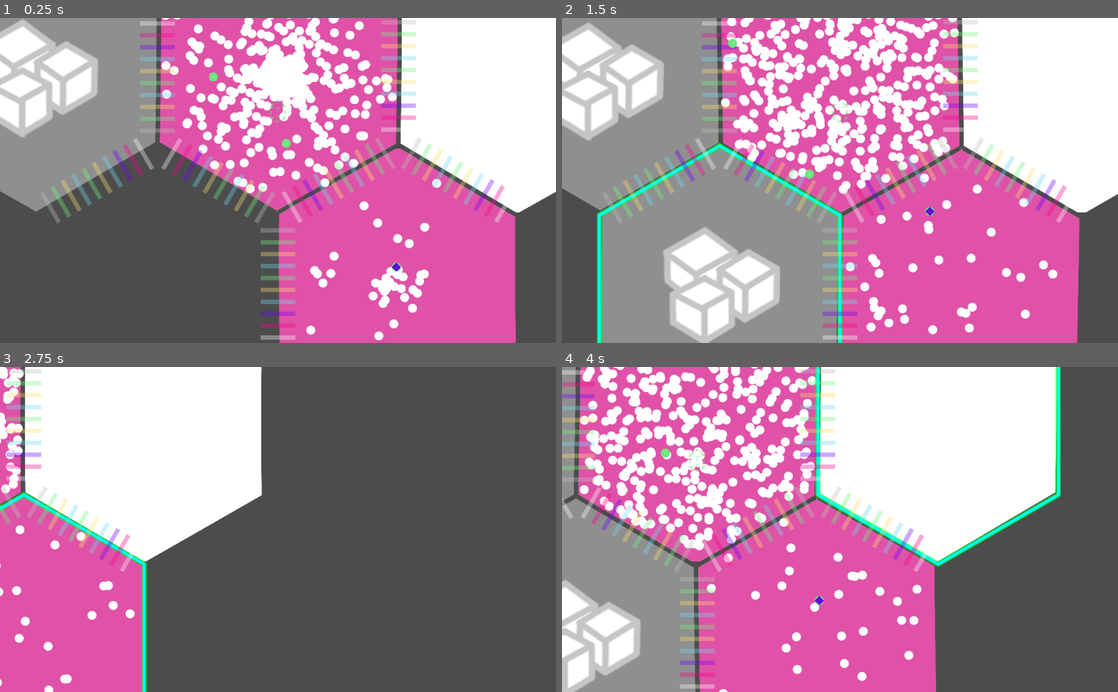
Above: before the commit, frames 1-4 (two rows, left to right).
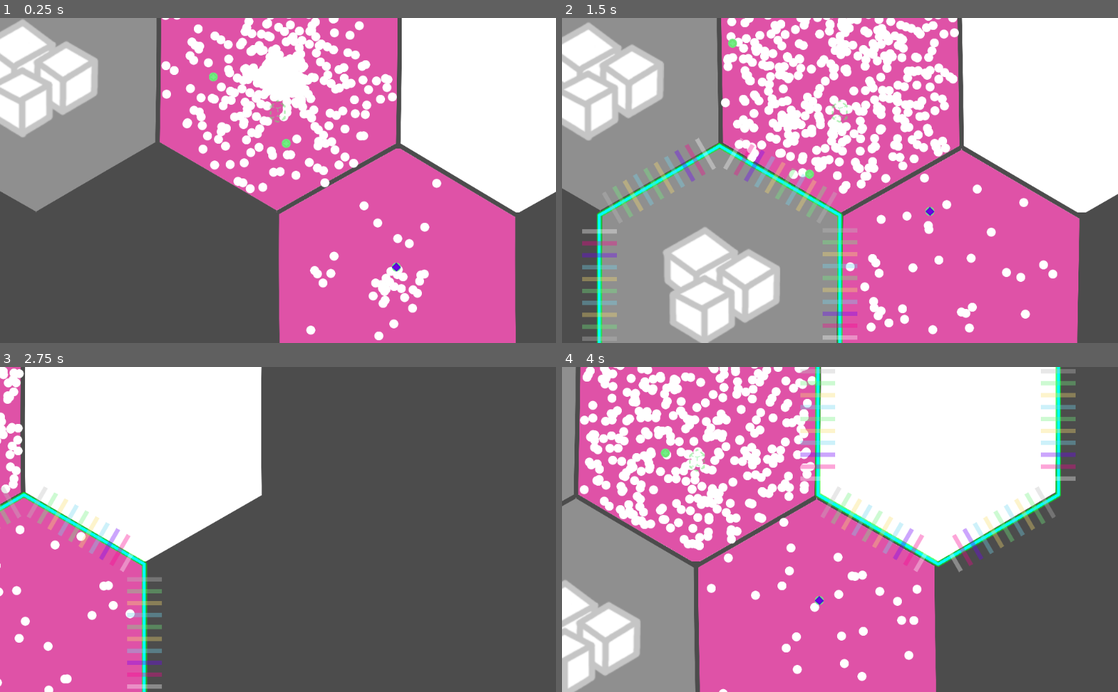
Above: after the commit, the same moments.

Repository: tobyp/hackathon2020
Game: Godot game, scene res://main.tscn
Same seed, same stepped clock (60 frames per second), same inputs: the game is played once before the commit and once after it.
Inputs (mouse positions are in pixels of both pictures, inside the frame that each line leads up to):
- Up to frame 1 (0.25 s): no input
- Up to frame 2 (1.5 s): tap Enter at 0.5 s; drag from (840, 76) to (895, 109) at 0.52 s; drag from (717, 284) to (812, 245) at 1.27 s
- Up to frame 3 (2.75 s): move the mouse to (400, 633) at 2.02 s; hold D from 2.03 s (still down); click (400, 633) at 2.17 s
- Up to frame 4 (4 s): release D at 2.75 s; drag from (706, 425) to (673, 480) at 2.77 s; move the mouse to (1006, 578) at 3.52 s; hold A from 3.53 s (still down); click (1006, 578) at 3.67 s

The runs differ from the first frame. In frame 1, 5.6% of the frame differs, in the area x 8-92%, y 0-99%; in frame 2, 3.9%; in frame 3, 1.6%; in frame 4, 4.7%.

Commit message:
Show tunnels for selected cells only

Diff:
--- a/cells/cell.gd
+++ b/cells/cell.gd
@@ -346,7 +346,7 @@
 
 ### OVERRIDES
 func _ready():
-	$ClickArea.connect("input_event", self, "_on_cell_click")
+	$ClickArea.connect("input_event", self, "_on_input")
 	$Gfx.set_material($Gfx.get_material().duplicate())
 
 func _process(delta):
@@ -516,16 +516,16 @@
 	else:
 		auto_recipe_material.set_shader_param("percentage", 1 - auto_recipe_cooldown / auto_recipe_cooldown_max)
 
-func _on_cell_click(viewport, event, shape_idx):
+func _on_input(viewport, event, shape_idx):
 	if event is InputEventMouseButton:
 		if event.button_index == BUTTON_LEFT and event.is_pressed():
 			print("Clicked: %s ev: %s" % [self, event])
 			Rules.select_cell(self)
 
 func _set_selected(_selected: bool):
-	if _selected != self.selected:
+	if _selected != selected:
+		selected = _selected
 		emit_signal("selected", self, _selected)
-		selected = _selected
 	$CellSelector.visible = _selected
 
 func _get_selected() -> bool:
--- a/grid/hex_grid.gd
+++ b/grid/hex_grid.gd
@@ -29,7 +29,8 @@
 	tunnelCollection.rotate(rotation)
 	tunnelCollection.start_cell = start_cell
 	tunnelCollection.end_cell = end_cell
-	add_child(tunnelCollection)
+	tunnelCollection.visible = false
+	$Tunnels.add_child(tunnelCollection)
 
 func get_undirected_node_connections():
 	# mappings of all "(start_x, start_y)" to lists of Vector2s [(end_x, end_y), (end_x2, end_y2)]]
@@ -126,10 +127,7 @@
 func generate_grid(size: int):
 	tech_tree = Rules.new_tech_tree()
 
-	# Generate Basic Space
-	var root = create_cell(0,0)
-
-	for s in range(1, size):
+	for s in size + 1:
 		var ring = _get_ring(s)
 		for hex in ring:
 			var cell = create_cell(hex.x, hex.y)
@@ -137,9 +135,11 @@
 			cell.connect("selected", self, "_cell_selected")
 			cell.connect("type_changed", self, "_cell_type_changed")
 
-	discover_cell(root)
+	discover_cell(grid[Vector2.ZERO])
 
 func _cell_selected(cell, selection_state):
+	for tunnel in $Tunnels.get_children():
+		tunnel.visible = Rules.is_selected(tunnel.start_cell) or Rules.is_selected(tunnel.end_cell)
 	if Rules.cell_is_discoverable(cell):
 		discover_cell(cell)
 
@@ -189,7 +189,7 @@
 
 func _get_ring(size: int) -> Array:
 	if size == 0:
-		return []
+		return [Hex.new(0,0)]
 	var coords = []
 	var hex = Hex.new(0,0)
 	for r in range(size):
--- a/grid/hex_grid.tscn
+++ b/grid/hex_grid.tscn
@@ -4,3 +4,5 @@
 
 [node name="HexGrid" type="Node2D"]
 script = ExtResource( 1 )
+
+[node name="Tunnels" type="Node2D" parent="."]
--- a/rules.gd
+++ b/rules.gd
@@ -217,6 +217,8 @@
 	# return budget * 0.55 * exp(-4 * demand) * delta
 
 static func cell_is_discoverable(cell: Cell) -> bool:
+	if cell.type != Globals.CellType.UNDISCOVERED:
+		return false
 	for n in cell.neighbors:
 		if n.type == Globals.CellType.CAPTURED:
 			return true
@@ -256,8 +258,9 @@
 		oldcell.selected = false
 	_selected_cells = [cell]
 	cell.selected = true
-	if cell_is_discoverable(cell):
-		cell.emit_signal("discover", cell)
+
+func is_selected(cell):
+	return _selected_cells.has(cell)
 
 func _input(event):
 	if event is InputEventKey:
